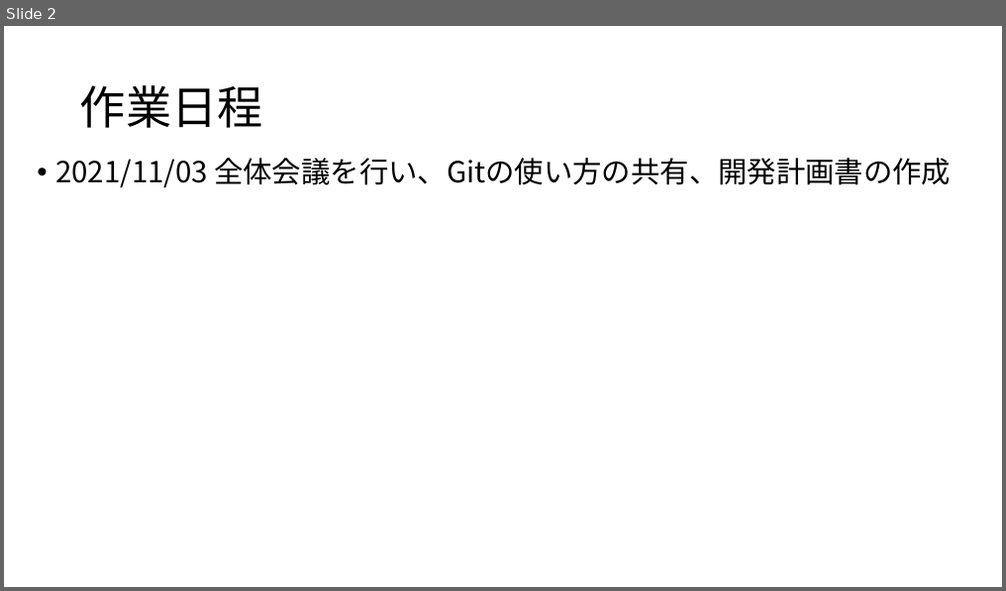
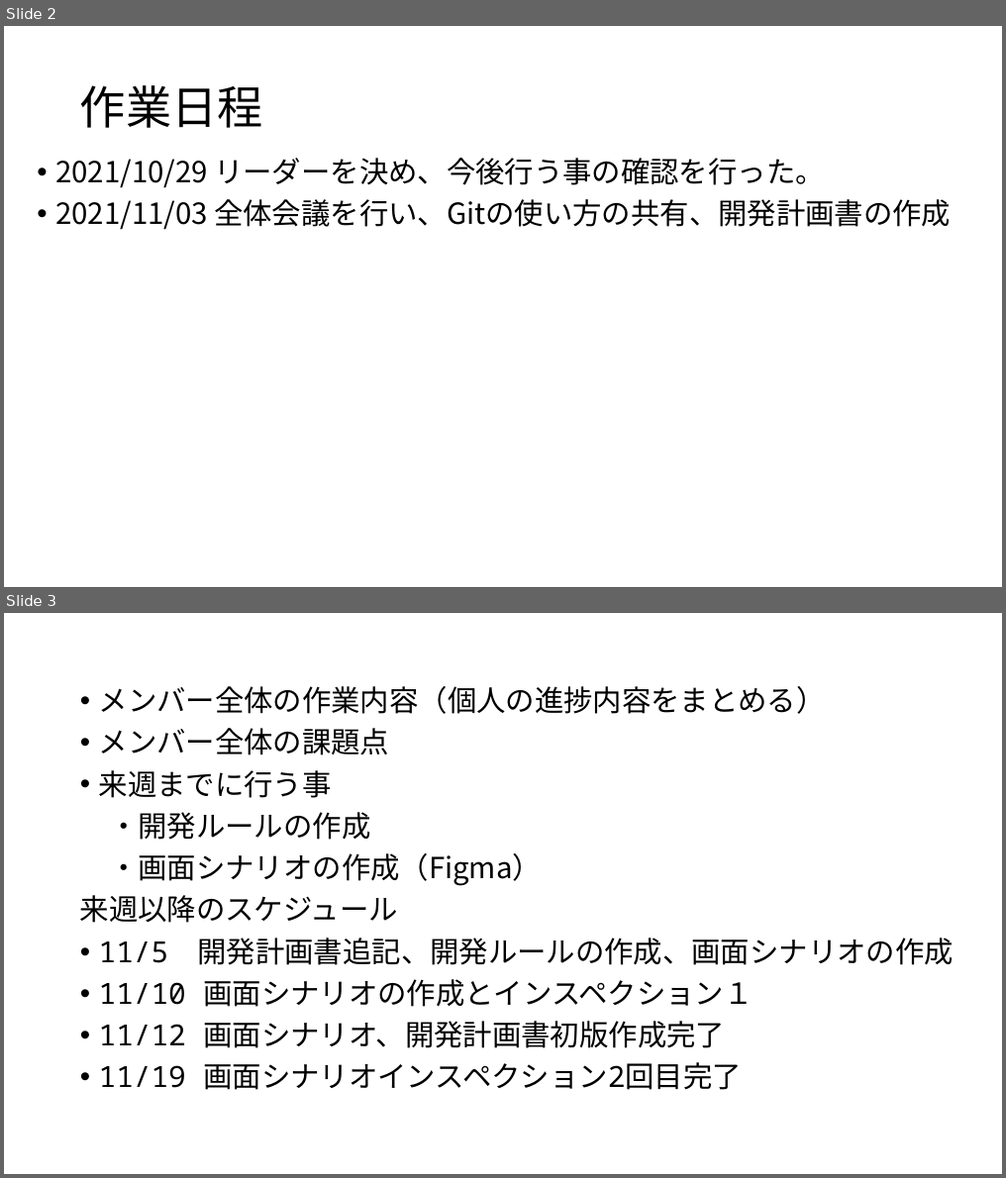
Before and after one commit to hatosableSAN/KTaNE-Expertingweb, a slide deck: docs/progress/group_progress/20211103グループ進捗報告.pptx. Shown one above the other, each under a label of ours: slide 2 before the commit, slides 2 and 3 after it. The pictures are 1006x591 and 1006x1178 pixels, drawn with LibreOffice and Linux fonts; fonts in the diff are those of the drawing. Boxes give left, top, right and bottom in pixels: in the first picture for what was removed or moved away, otherwise in the second. Text is boxed around its words. In the diff, an @@ line names an element or a change of style, - is before the commit and + after.

```diff
--- a/docs/progress/group_progress/20211103グループ進捗報告.pptx
+++ b/docs/progress/group_progress/20211103グループ進捗報告.pptx
@@ slide 3 added at <box>4,613,1002,1174</box>, background #FFFFFF @@
@@ text added at <box>80,686,953,1090</box>, 28 pt, text #000000 @@
+• メンバー全体の作業内容（個人の進捗内容をまとめる）
+• メンバー全体の課題点
+• 来週までに行う事
+・開発ルールの作成
+・画面シナリオの作成（Figma）
+来週以降のスケジュール
+• 11/5 開発計画書追記、開発ルールの作成、画面シナリオの作成
+• 11/10 画面シナリオの作成とインスペクション１
+• 11/12 画面シナリオ、開発計画書初版作成完了
+• 11/19 画面シナリオインスペクション2回目完了
@@ slide 2 changed as well @@
@@ text at <box>55,158,825,188</box>: paragraph added @@
+• 2021/10/29 リーダーを決め、今後行う事の確認を行った。
```
Also in this commit, not shown: 1 other slide added, 1 slide removed.
